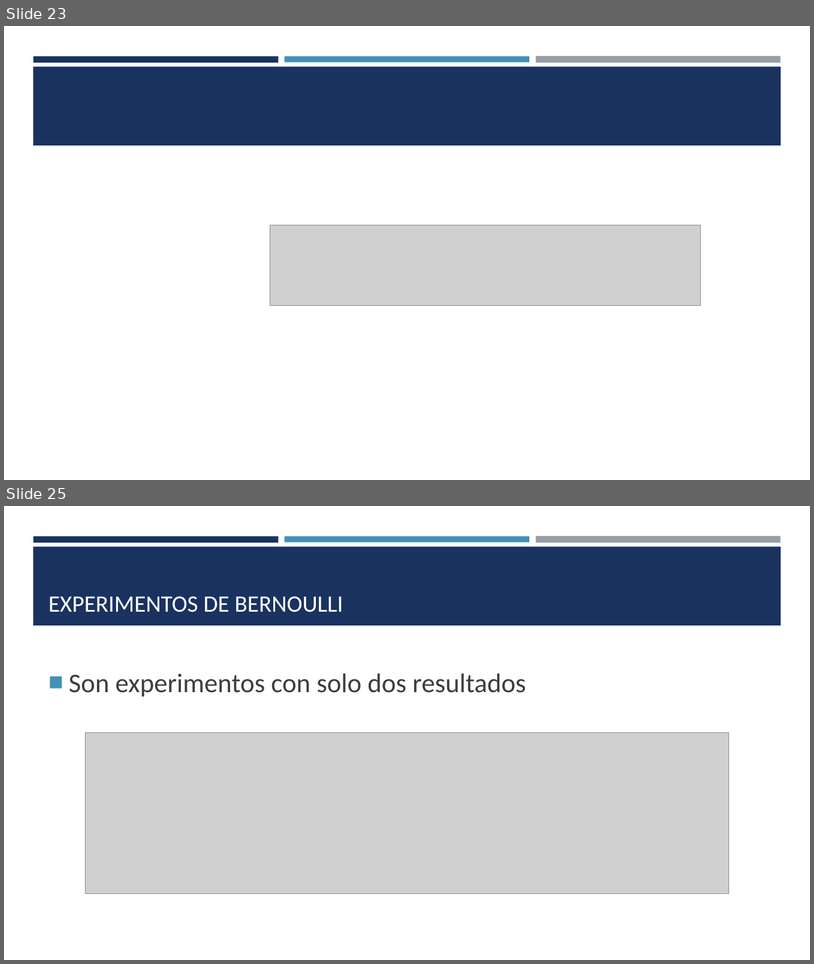
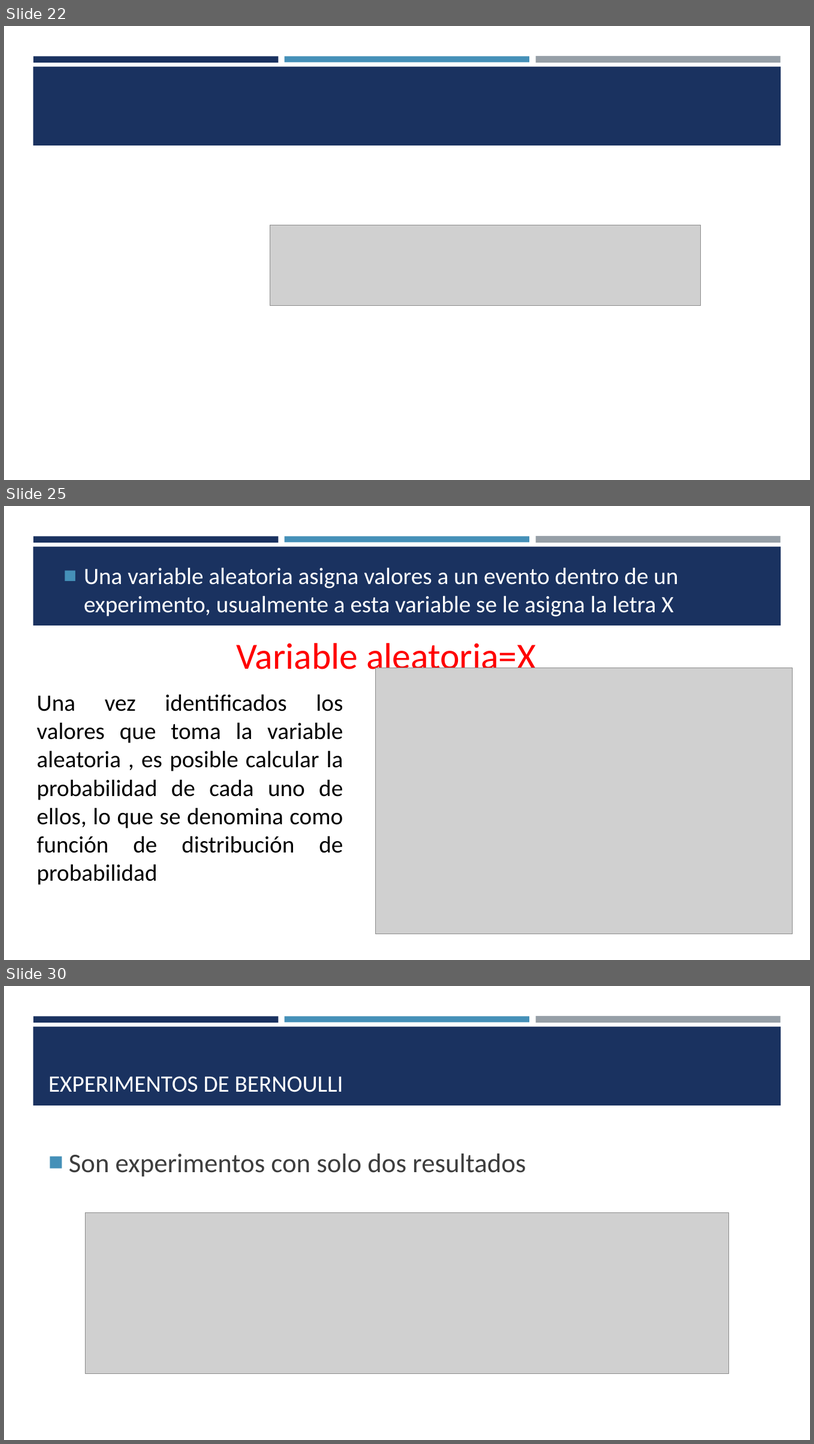
Before and after one commit to estadisticaITM/estadisticaITM.github.io, a slide deck: ITM_VAD_EBX.pptx. Shown one above the other, each under a label of ours: slides 23 and 25 before the commit, slides 22, 25 and 30 after it; the slides between them are not shown. The pictures are 814x964 and 814x1444 pixels, drawn with LibreOffice and Linux fonts; fonts in the diff are those of the drawing; grey boxes stand for pictures. Boxes give left, top, right and bottom in pixels: in the first picture for what was removed or moved away, otherwise in the second. Text is boxed around its words. In the diff, an @@ line names an element or a change of style, - is before the commit and + after.

```diff
--- a/ITM_VAD_EBX.pptx
+++ b/ITM_VAD_EBX.pptx
@@ slide 25 added at <box>4,506,810,960</box>, background #FFFFFF; not listed: 4 template elements that a slide beside it also shows @@
@@ text added at <box>84,567,678,616</box>, 28 pt, text #FFFFFF @@
+■ Una variable aleatoria asigna valores a un evento dentro de un experimento, usualmente a esta variable se le asigna la letra X
@@ text added at <box>236,643,536,678</box>, 44 pt, text #FF0000 @@
+Variable aleatoria=X
@@ picture added at <box>376,667,793,934</box> @@
@@ text added at <box>37,694,344,885</box>, 28 pt, text #000000 @@
+Una vez identificados los valores que toma la variable aleatoria , es posible calcular la probabilidad de cada uno de ellos, lo que se denomina como función de distribución de probabilidad
@@ what was slide 23 is now slide 22 @@
@@ what was slide 25 is now slide 30 @@
```
Also in this commit, not shown: 3 slides changed, 4 other slides added, 3 slides removed, 18 other files.
